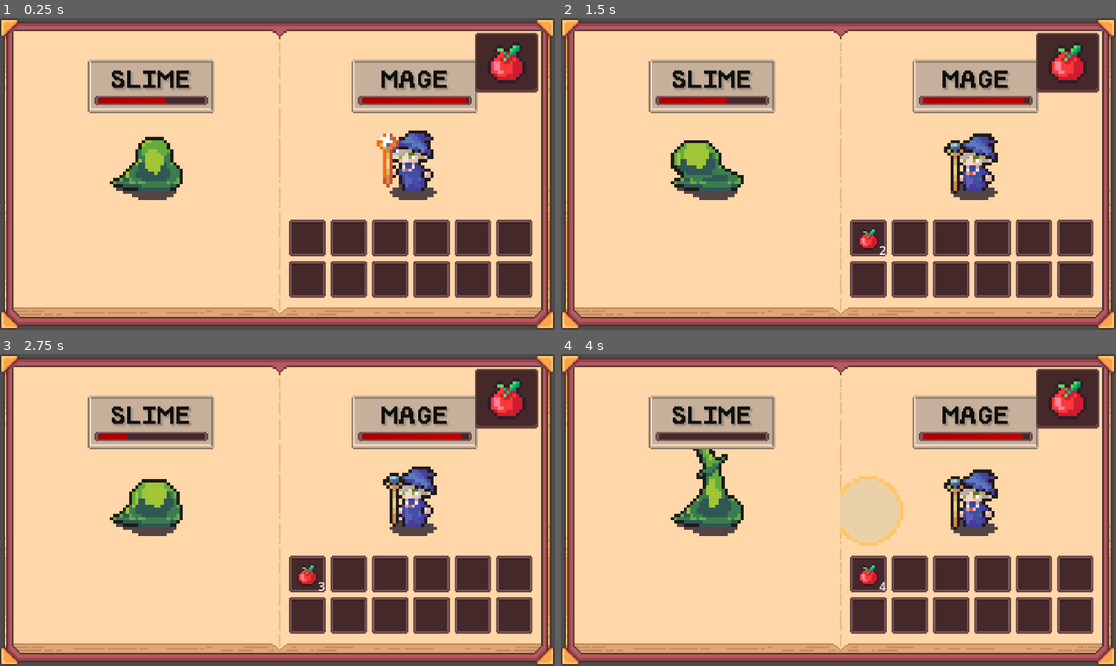
Above: before the commit, frames 1-4 (two rows, left to right).
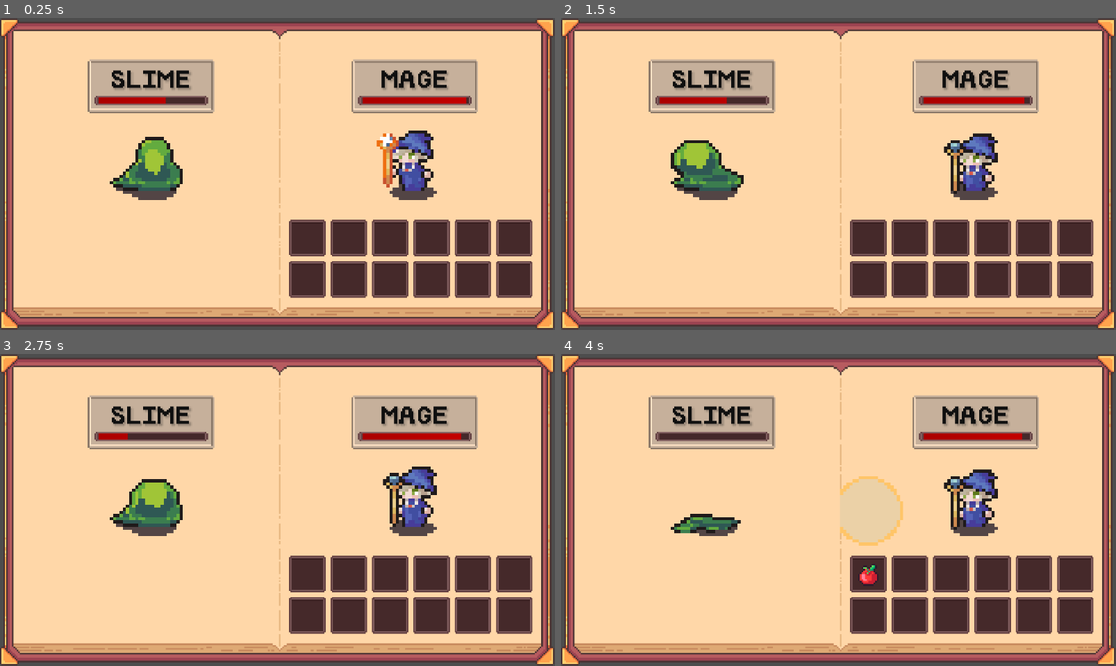
Above: after the commit, the same moments.

Repository: Blortlett/GodotIdle
Game: Godot game, scene res://Scenes/GuiNode.tscn
The game is run twice, just before and just after one commit, with the same random seed, the same clock (stepped at 60 frames per second) and the same inputs.
Inputs (mouse positions are in pixels of both pictures, inside the frame that each line leads up to):
- Up to frame 1 (0.25 s): no input
- Up to frame 2 (1.5 s): click (1066, 61) at 0.52 s; click (1066, 61) at 1.27 s
- Up to frame 3 (2.75 s): click (505, 397) at 2.02 s
- Up to frame 4 (4 s): no input

The runs differ from the first frame. In frame 1, 2.2% of the frame differs, in the area x 85-97%, y 4-25%; in frame 2, 2.4%; in frame 3, 2.4%; in frame 4, 3.9%, in the area x 19-97%, y 4-76%.

Commit message:
Enemy now respawns

Diff:
--- a/Character/Sprites/BadGuys/sprfSlime.tres
+++ b/Character/Sprites/BadGuys/sprfSlime.tres
@@ -73,6 +73,22 @@
 [sub_resource type="AtlasTexture" id="AtlasTexture_h00lo"]
 atlas = ExtResource("1_km3h6")
 region = Rect2(1100, 300, 100, 100)
+
+[sub_resource type="AtlasTexture" id="AtlasTexture_prvsi"]
+atlas = ExtResource("1_km3h6")
+region = Rect2(0, 500, 100, 100)
+
+[sub_resource type="AtlasTexture" id="AtlasTexture_rafri"]
+atlas = ExtResource("1_km3h6")
+region = Rect2(100, 500, 100, 100)
+
+[sub_resource type="AtlasTexture" id="AtlasTexture_fctli"]
+atlas = ExtResource("1_km3h6")
+region = Rect2(200, 500, 100, 100)
+
+[sub_resource type="AtlasTexture" id="AtlasTexture_61bvm"]
+atlas = ExtResource("1_km3h6")
+region = Rect2(300, 500, 100, 100)
 
 [sub_resource type="AtlasTexture" id="AtlasTexture_k1fmg"]
 atlas = ExtResource("1_km3h6")
@@ -163,6 +179,23 @@
 "loop": false,
 "name": &"Attack2",
 "speed": 12.0
+}, {
+"frames": [{
+"duration": 1.0,
+"texture": SubResource("AtlasTexture_prvsi")
+}, {
+"duration": 1.0,
+"texture": SubResource("AtlasTexture_rafri")
+}, {
+"duration": 1.0,
+"texture": SubResource("AtlasTexture_fctli")
+}, {
+"duration": 1.0,
+"texture": SubResource("AtlasTexture_61bvm")
+}],
+"loop": false,
+"name": &"Die",
+"speed": 5.0
 }, {
 "frames": [{
 "duration": 1.0,
--- a/Character/UI/scrCharacterDisplayUI.gd
+++ b/Character/UI/scrCharacterDisplayUI.gd
@@ -36,8 +36,12 @@
 	else:
 		DisplaySprite.play("Attack1");
 
+func PlayDeathAnimation():
+	DisplaySprite.play("Die");
+
 func StopAnimation():
 	DisplaySprite.pause();
 
 func SwapToIdleAnimation():
-	DisplaySprite.play("Idle");
+	if (DisplaySprite.animation != "Die"):
+		DisplaySprite.play("Idle");
--- a/Inventory/UI/InventoryUI/nInventoryUI.tscn
+++ b/Inventory/UI/InventoryUI/nInventoryUI.tscn
@@ -112,6 +112,7 @@
 IsPlayerDisplay = true
 
 [node name="DebugMenu" parent="BookRightPageSprite/CharacterUI" instance=ExtResource("7_e8s8e")]
+visible = false
 layout_mode = 0
 anchors_preset = 0
 anchor_left = 0.0
--- a/Scripts/scrCharacterRegister.gd
+++ b/Scripts/scrCharacterRegister.gd
@@ -17,5 +17,15 @@
 
 
 func KillEnemy() -> InvItem:
+	StartRespawnDelay();
 	var ItemLoot: InvItem = mActiveEnemyCharacter.Die();
 	return ItemLoot;
+
+
+func StartRespawnDelay(delay: float = 3.0) -> void:
+	await get_tree().create_timer(delay).timeout;
+	RespawnEnemy();
+
+func RespawnEnemy() -> void:
+	mActiveEnemyCharacter.InitCharacter();
+	mCombatManager.BeginCombat();
--- a/Scripts/scrCombatManager.gd
+++ b/Scripts/scrCombatManager.gd
@@ -47,7 +47,7 @@
 	if (mCharacterRegister.mActiveEnemyCharacter.CurrentHealth <= 0):
 		var Loot: InvItem = mCharacterRegister.KillEnemy();
 		mInventoryUI.inv.insert(Loot);
-		mInventoryUI.EnemyDisplay.StopAnimation();
+		mInventoryUI.EnemyDisplay.PlayDeathAnimation();
 		EndCombat();
 
 	if (mCharacterRegister.mActiveCharacter.CurrentHealth <= 0):
Not shown: 1 places in Character/Sprites/BadGuys/sprfSlime.tres that only renumber resources
